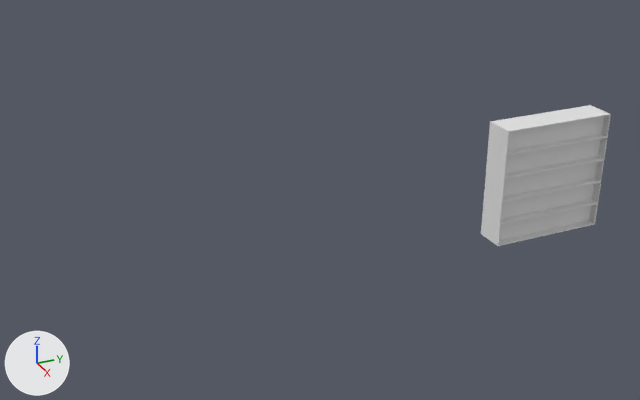
A saved change to the Blender file Resources/Models/ANRQ/Furniture.blend.
Before and after are seen from a 50 mm camera at (10.47, -0.82, 5.73) aimed at (-0.39, 4.06, 0.3). Arrows for +X, +Y and +Z are at lower left; the lights stay in place. Materials are left out; every surface is plain grey.

Objects in the first picture: 'Bookshelf'.
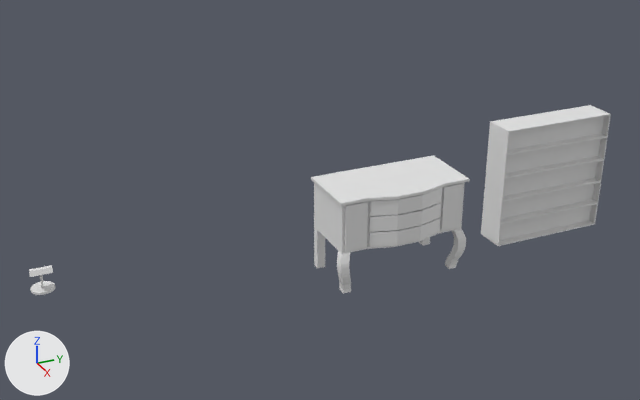
Where the newer file only moved an object's origin or applied its transform, the numbers keep the older frame.

Patch to the scene script:
```diff
--- a/Resources/Models/ANRQ/Furniture.blend.py
+++ b/Resources/Models/ANRQ/Furniture.blend.py
@@ me_circle @@
+me_circle.from_pydata(...)  # 68 vertices, 49 faces; spans x -0.153..0.153, y -0.153..0.153, z 0.0..0.324
@@ me_cube_005 @@
+me_cube_005.from_pydata(...)  # 28 vertices, 18 faces; spans x 0.38..0.4, y 1.16..3.08, z 0.27..0.98
@@ me_cube @@
+me_cube.from_pydata(...)  # 204 vertices, 198 faces; spans x -0.61..0.53, y 4.01..6.12, z -0.9..0.59
@@ me_cube_004 @@
+me_cube_004.from_pydata(...)  # 16 vertices, 14 faces; spans x 0.392..0.522, y 1.544..2.709, z 0.257..0.486
@@ me_cube_003 @@
+me_cube_003.from_pydata(...)  # 16 vertices, 14 faces; spans x 0.392..0.522, y 1.544..2.709, z 0.504..0.733
@@ me_cube_002 @@
+me_cube_002.from_pydata(...)  # 16 vertices, 14 faces; spans x 0.392..0.522, y 1.544..2.709, z 0.754..0.983
@@ ob_circle @@
+ob_circle = bpy.data.objects.new('Circle', me_circle)
+ob_circle.location = (0.0, 0.0, 0.0)
+_m = ob_circle.modifiers.new('Solidify', 'SOLIDIFY')
+_m.thickness = 0.03
@@ ob_cupboard_doors @@
+ob_cupboard_doors = bpy.data.objects.new('Cupboard_Doors', me_cube_005)
+ob_cupboard_doors.parent = ob_cabinet
+ob_cupboard_doors.location = (0.0, 2.94, -0.449)
@@ ob_cabinet @@
+ob_cabinet = bpy.data.objects.new('Cabinet', me_cube)
+ob_cabinet.location = (0.0, 0.0, 0.0)
@@ ob_drawer_002 @@
+ob_drawer_002 = bpy.data.objects.new('Drawer.002', me_cube_004)
+ob_drawer_002.parent = ob_cabinet
+ob_drawer_002.location = (0.0, 2.94, -0.449)
@@ ob_drawer_001 @@
+ob_drawer_001 = bpy.data.objects.new('Drawer.001', me_cube_003)
+ob_drawer_001.parent = ob_cabinet
+ob_drawer_001.location = (0.0, 2.94, -0.449)
@@ ob_drawer @@
+ob_drawer = bpy.data.objects.new('Drawer', me_cube_002)
+ob_drawer.parent = ob_cabinet
+ob_drawer.location = (0.0, 2.94, -0.449)
```

Changed parts and their boxes (x1, y1, x2, y2) in the pictures (640 x 400 px):
'Cabinet', added: after (311, 155, 470, 294)
'Cupboard_Doors', added: after (345, 183, 463, 252)
'Drawer', added: after (370, 187, 442, 216)
'Drawer.001', added: after (370, 203, 441, 232)
'Drawer.002', added: after (369, 218, 440, 247)
'Circle', added: after (29, 265, 55, 295)
